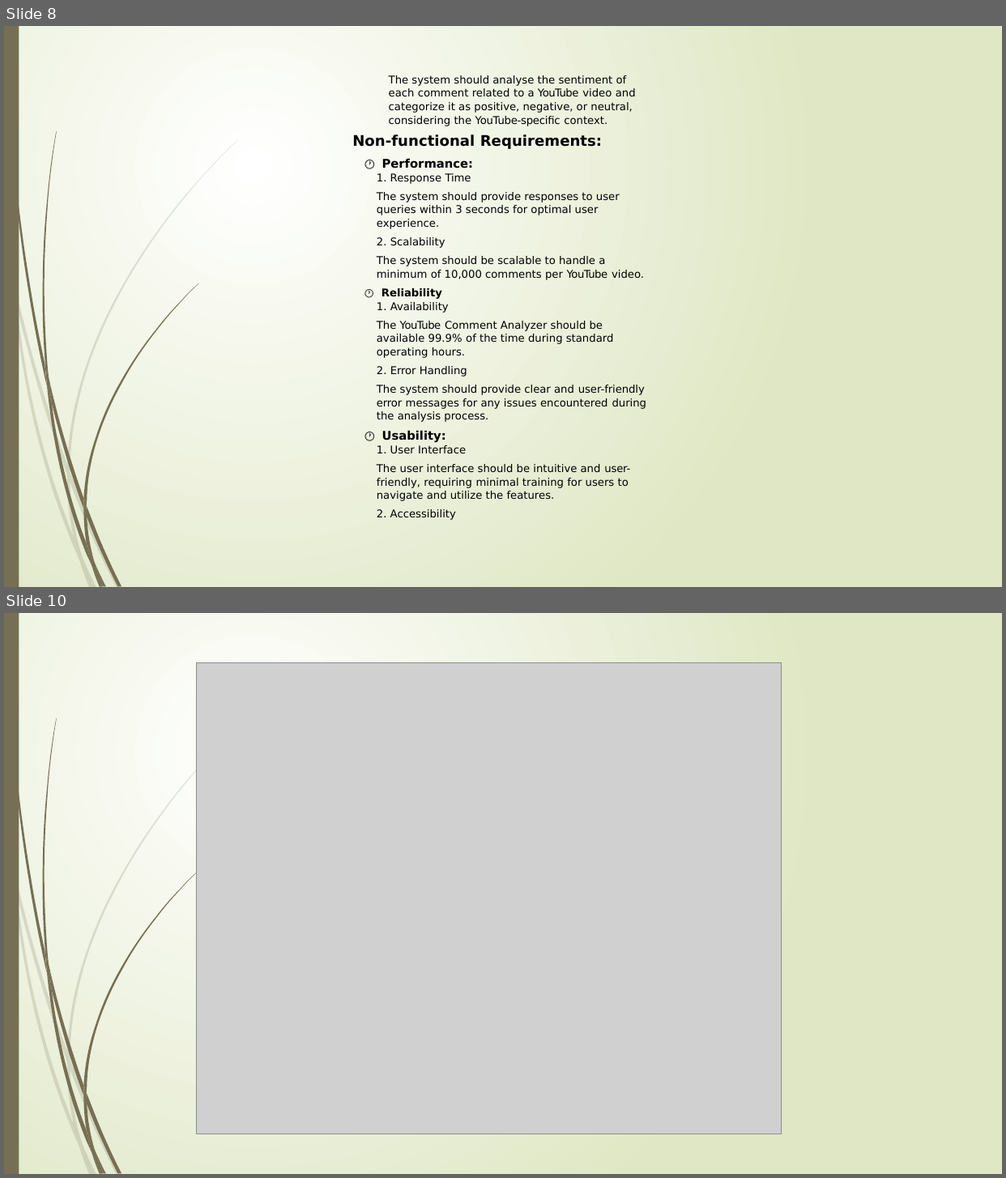
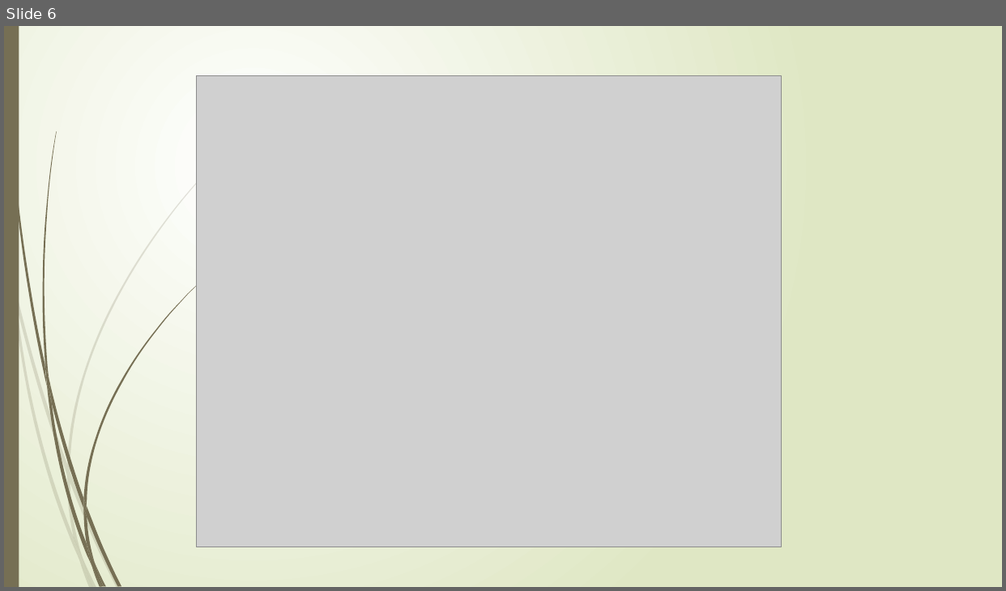
Before and after one commit to itsunilvithlani/2024_G7_Comment-Analyser, a slide deck: YouTube Comment Analyzer_presentation.pptx. Shown one above the other, each under a label of ours: slides 8 and 10 before the commit, slide 6 after it; the slides between them are not shown. The pictures are 1006x1178 and 1006x591 pixels, drawn with LibreOffice and Linux fonts; fonts in the diff are those of the drawing; grey boxes stand for pictures. Boxes give left, top, right and bottom in pixels: in the first picture for what was removed or moved away, otherwise in the second. Text is boxed around its words. In the diff, an @@ line names an element or a change of style, - is before the commit and + after.

Commit message:
modified Presentation.pptx

```diff
--- a/YouTube Comment Analyzer_presentation.pptx
+++ b/YouTube Comment Analyzer_presentation.pptx
@@ slide 8 removed at (4, 26, 1002, 587), background gradient #FFFFFF to #DFE8C4; not listed: 23 template elements that a slide beside it also shows @@
@@ text removed at (389, 75, 636, 126) @@
-The system should analyse the sentiment of
-each comment related to a YouTube video and
-categorize it as positive, negative, or neutral,
-considering the YouTube-speciﬁc context.
@@ text removed at (352, 135, 602, 149) @@
-Non-functional Requirements:
@@ text removed at (382, 158, 474, 169) @@
-🕐 Performance:
@@ text removed at (377, 173, 471, 184) @@
-1. Response Time
@@ text removed at (377, 192, 620, 229) @@
-The system should provide responses to user
-queries within 3 seconds for optimal user
-experience.
@@ text removed at (377, 237, 445, 248) @@
-2. Scalability
@@ text removed at (377, 256, 644, 280) @@
-The system should be scalable to handle a
-minimum of 10,000 comments per YouTube video.
@@ text removed at (381, 288, 442, 299) @@
-🕐 Reliability
@@ text removed at (377, 302, 449, 313) @@
-1. Availability
@@ text removed at (377, 321, 614, 358) @@
-The YouTube Comment Analyzer should be
-available 99.9% of the time during standard
-operating hours.
@@ text removed at (377, 366, 467, 377) @@
-2. Error Handling
@@ text removed at (377, 385, 647, 422) @@
-The system should provide clear and user-friendly
-error messages for any issues encountered during
-the analysis process.
@@ text removed at (382, 430, 446, 443) @@
-🕐 Usability:
@@ text removed at (377, 446, 466, 454) @@
-1. User Interface
@@ text removed at (377, 464, 630, 501) @@
-The user interface should be intuitive and user-
-friendly, requiring minimal training for users to
-navigate and utilize the features.
@@ text removed at (377, 510, 456, 520) @@
-2. Accessibility
@@ what was slide 10 is now slide 6 @@
```
Also in this commit, not shown: 3 other slides removed.
